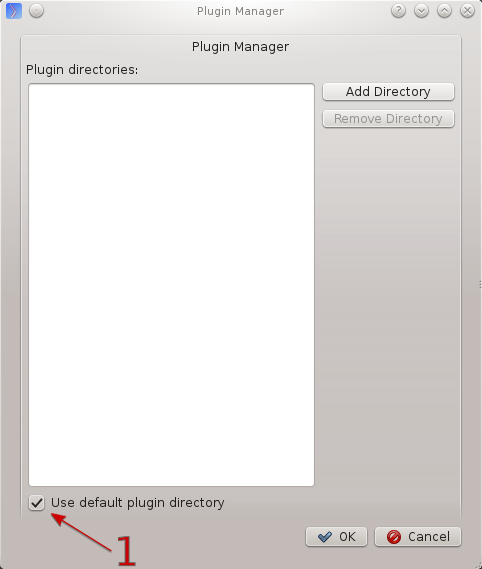
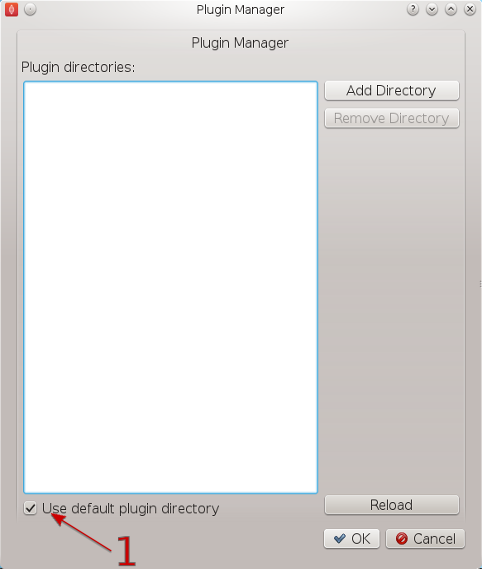
Before/after of a 482px x 569px layered artwork. What changed in the layer stack:
added layer "Clipboard #2" above "plugin_manager_1.png" over bbox(0, 0, 482, 568)
